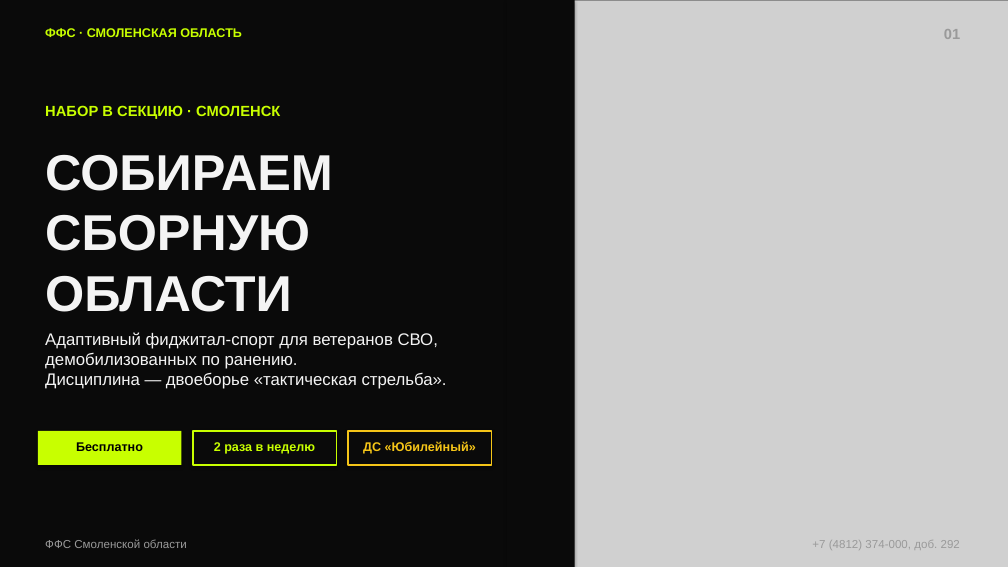
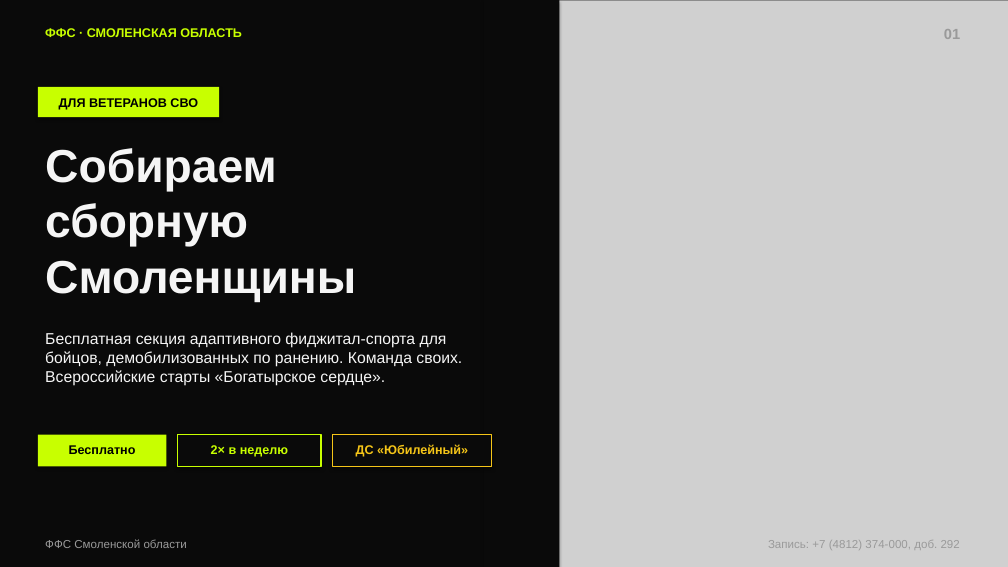
Before and after one commit to Budnikcam/studytest, a slide deck: slide 1 of presentations/bogatyrskoe-serdtse/Bogatyrskoe-serdtse-nabor.pptx. Drawn at 1008x567 pixels with LibreOffice and Linux fonts; fonts in the diff are those of the drawing; grey boxes stand for pictures. Boxes give left, top, right and bottom in pixels: in the first picture for what was removed or moved away, otherwise in the second. Text is boxed around its words. In the diff, an @@ line names an element or a change of style, - is before the commit and + after.

```diff
--- a/presentations/bogatyrskoe-serdtse/Bogatyrskoe-serdtse-nabor.pptx
+++ b/presentations/bogatyrskoe-serdtse/Bogatyrskoe-serdtse-nabor.pptx
@@ rectangle resized from (x1=507, y1=0, x2=575, y2=567) to (x1=484, y1=0, x2=560, y2=567) @@
@@ picture resized from (x1=544, y1=0, x2=1008, y2=567) to (x1=522, y1=0, x2=1008, y2=567) @@
@@ rectangle added at (x1=38, y1=87, x2=219, y2=117), fill #C8FF00 @@
@@ text removed at (x1=45, y1=105, x2=280, y2=119) @@
-НАБОР В СЕКЦИЮ · СМОЛЕНСК
@@ text added at (x1=59, y1=98, x2=198, y2=110), 12 pt, text #000000, bold @@
+ДЛЯ ВЕТЕРАНОВ СВО
@@ text at (x1=45, y1=148, x2=356, y2=302): text changed; size 48 to 44 pt; text colour #F4F4F4 to #F5F5F5 @@
-СОБИРАЕМ
-СБОРНУЮ
-ОБЛАСТИ
+Собираем
+сборную
+Смоленщины
@@ text at (x1=45, y1=332, x2=462, y2=386): text changed; size 16 to 15 pt; text colour #F4F4F4 to #F5F5F5 @@
-Адаптивный фиджитал-спорт для ветеранов СВО,
-демобилизованных по ранению.
-Дисциплина — двоеборье «тактическая стрельба».
+Бесплатная секция адаптивного фиджитал-спорта для бойцов, демобилизованных по ранению. Команда своих. Всероссийские старты «Богатырское сердце».
@@ text "Бесплатно" moved from (x1=76, y1=442, x2=143, y2=451) to (x1=69, y1=445, x2=136, y2=454) @@
@@ rectangle resized from (x1=38, y1=431, x2=181, y2=465) to (x1=38, y1=435, x2=166, y2=467) @@
@@ rectangle moved from (x1=193, y1=431, x2=337, y2=465) to (x1=178, y1=435, x2=321, y2=467) @@
@@ text at (x1=211, y1=445, x2=288, y2=457): text changed @@
-2 раза в неделю
+2× в неделю
@@ text "ДС «Юбилейный»" moved from (x1=363, y1=441, x2=476, y2=454) to (x1=356, y1=444, x2=468, y2=457) @@
@@ rectangle resized from (x1=348, y1=431, x2=492, y2=465) to (x1=333, y1=435, x2=492, y2=467) @@
@@ text at (x1=768, y1=540, x2=960, y2=550): text changed @@
-+7 (4812) 374-000, доб. 292
+Запись: +7 (4812) 374-000, доб. 292
```
Also in this commit, not shown: 4 other slides changed, 3 slides added, 4 slides removed, 16 other files.
